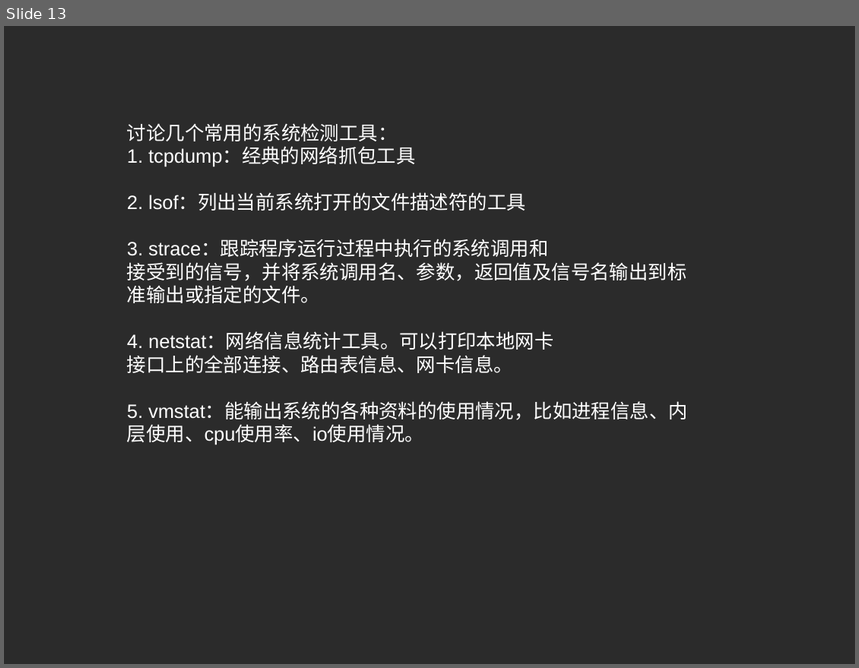
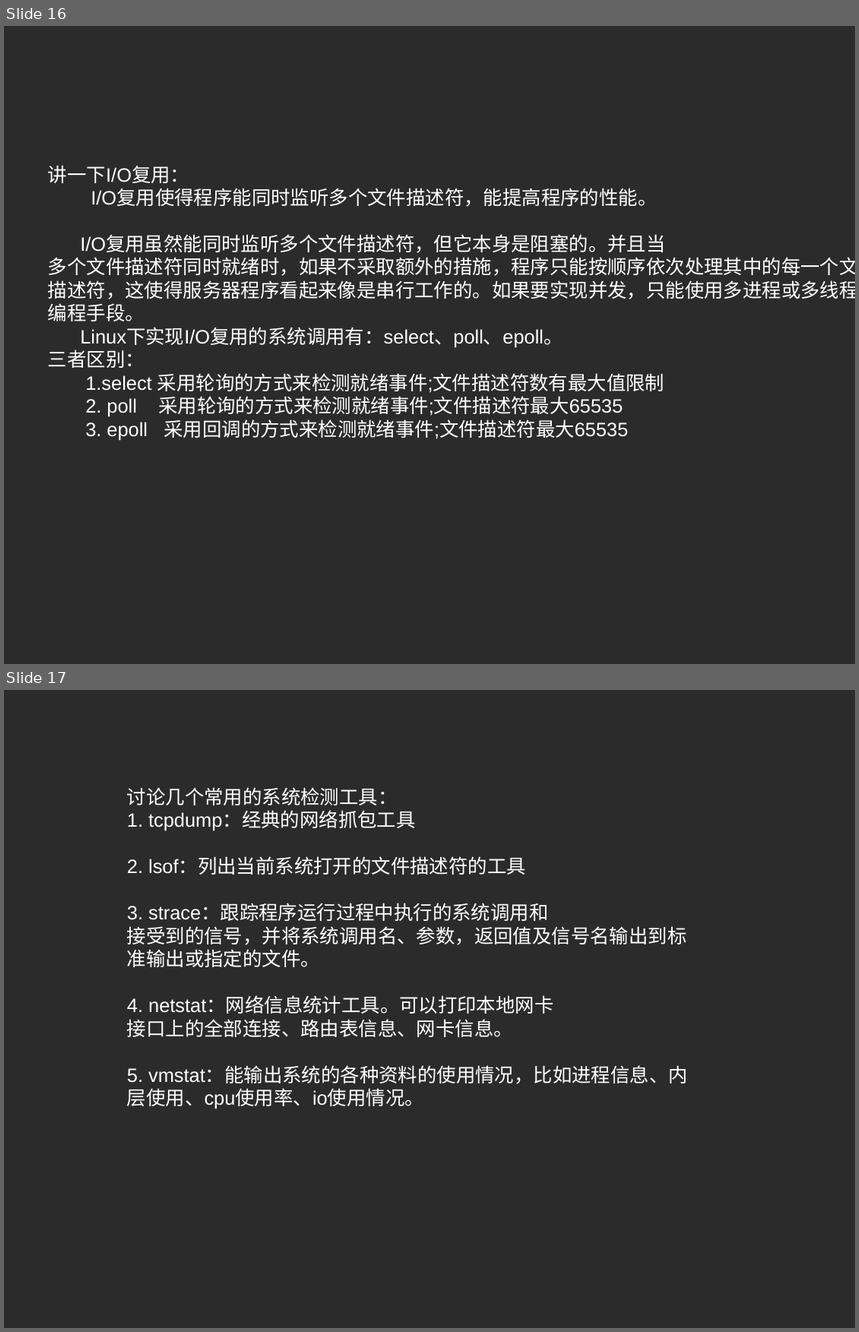
Before and after one commit to zhouhuamin/testmastergit-2018-07, a slide deck: c-network-programming-pptx.pptx. Shown one above the other, each under a label of ours: slide 13 before the commit, slides 16 and 17 after it. The pictures are 859x668 and 859x1332 pixels, drawn with LibreOffice and Linux fonts; fonts in the diff are those of the drawing; background and template pictures are left out; a plain dark background stands for a picture behind light text. Boxes give left, top, right and bottom in pixels: in the first picture for what was removed or moved away, otherwise in the second. Text is boxed around its words. In the diff, an @@ line names an element or a change of style, - is before the commit and + after.

```diff
--- a/c-network-programming-pptx.pptx
+++ b/c-network-programming-pptx.pptx
@@ slide 16 added at (x1=4, y1=26, x2=855, y2=664), background picture (left out) @@
@@ text added at (x1=48, y1=165, x2=855, y2=440), 18 pt, text #FFFFFF @@
+讲一下I/O复用：
+I/O复用使得程序能同时监听多个文件描述符，能提高程序的性能。
+I/O复用虽然能同时监听多个文件描述符，但它本身是阻塞的。并且当
+多个文件描述符同时就绪时，如果不采取额外的措施，程序只能按顺序依次处理其中的每一个文件描述符，这使得服务器程序看起来像是串行工作的。如果要实现并发，只能使用多进程或多线程等编程手段。
+Linux下实现I/O复用的系统调用有：select、poll、epoll。
+三者区别：
+1.select 采用轮询的方式来检测就绪事件;文件描述符数有最大值限制
+2. poll 采用轮询的方式来检测就绪事件;文件描述符最大65535
+3. epoll 采用回调的方式来检测就绪事件;文件描述符最大65535
@@ what was slide 13 is now slide 17 @@
```
Also in this commit, not shown: 3 slides changed, 4 other slides added, 3 slides removed.
